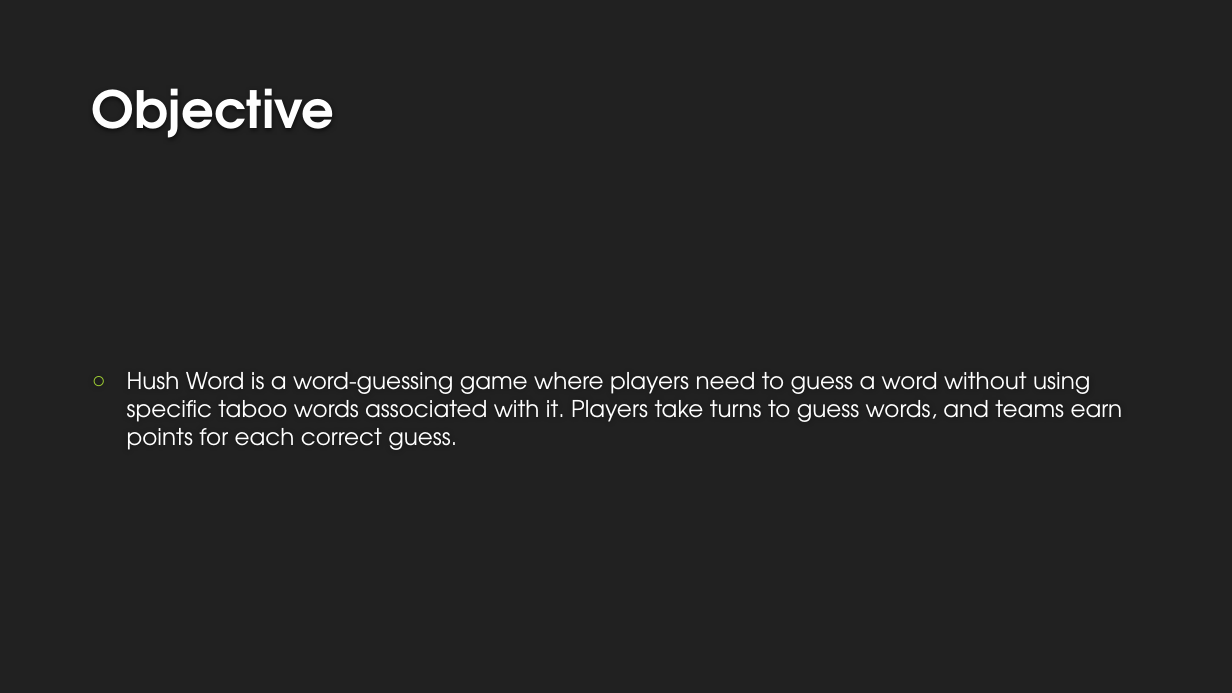
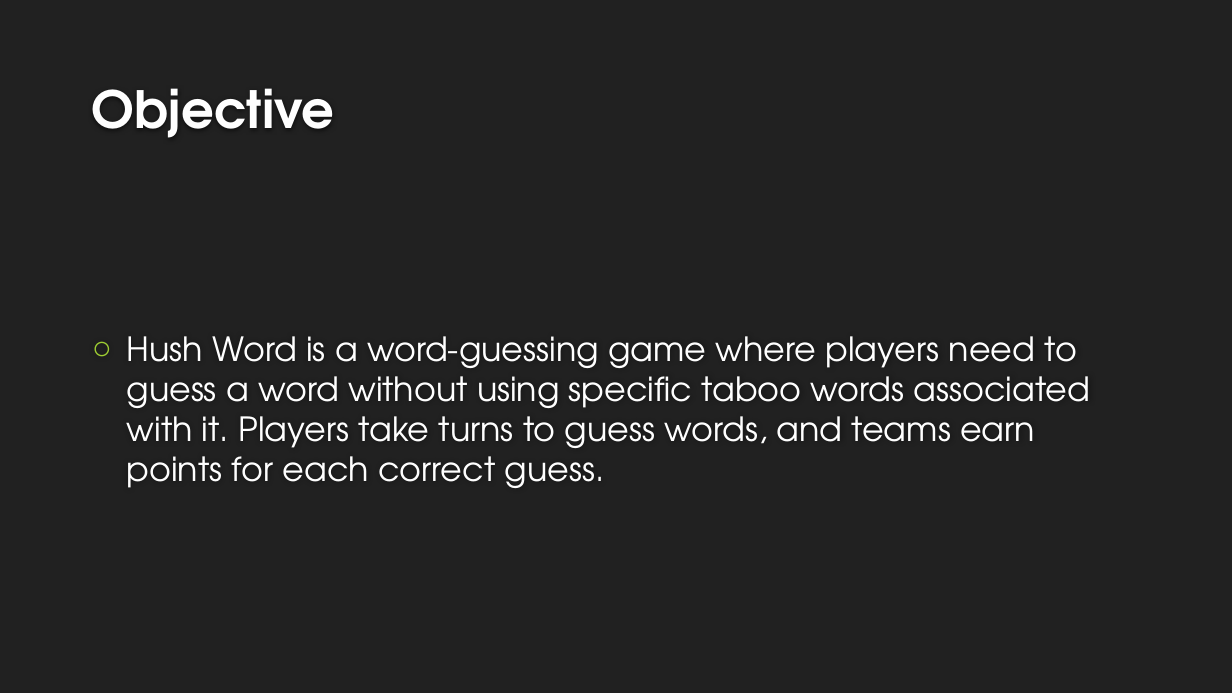
Before and after one commit to brlumar/hush_word, a slide deck: slide 2 of how to play.pptx. Drawn at 1232x693 pixels with LibreOffice and Linux fonts; fonts in the diff are those of the drawing; background and template pictures are left out. Boxes give left, top, right and bottom in pixels: in the first picture for what was removed or moved away, otherwise in the second. Text is boxed around its words. In the diff, an @@ line names an element or a change of style, - is before the commit and + after.

```diff
--- a/how to play.pptx
+++ b/how to play.pptx
@@ text "Hush Word is a word-guessing ..." at (127, 336, 1091, 488): size 18 to 26 pt; more space between paragraphs @@
```
Also in this commit, not shown: 3 other slides changed, 1 slide added, 6 other files.
